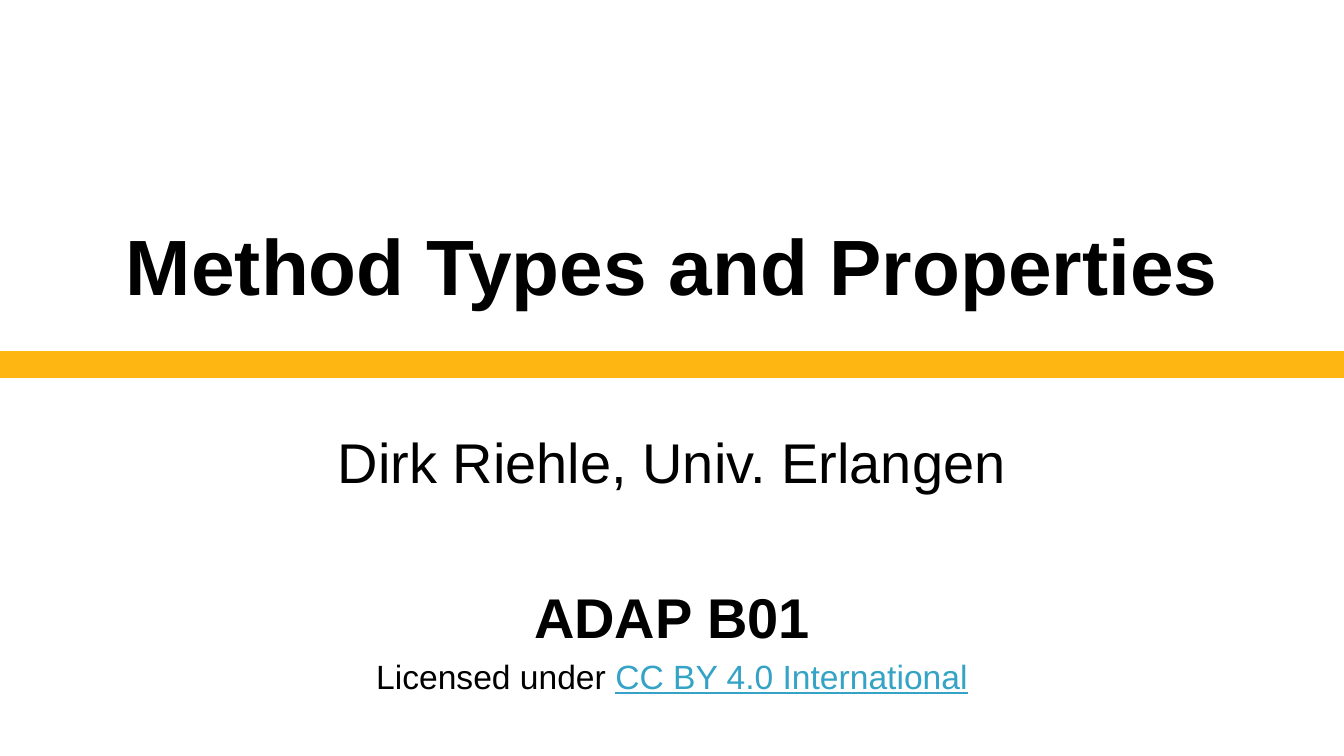
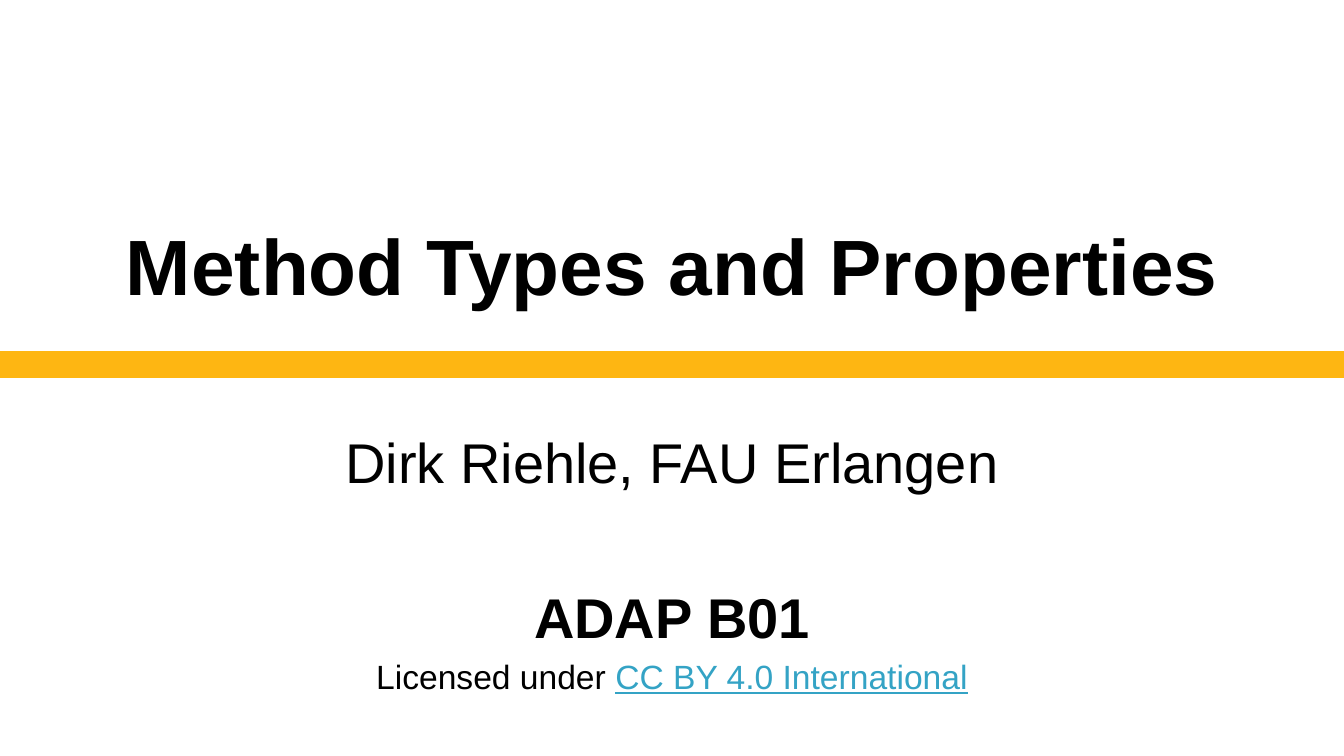
Before and after one commit to dirkriehle/adap-course, a slide deck: slide 1 of Lecture slides/ADAP B01 - Method Types and Properties.pptx. Drawn at 1344x756 pixels with LibreOffice and Linux fonts; fonts in the diff are those of the drawing. Boxes give left, top, right and bottom in pixels: in the first picture for what was removed or moved away, otherwise in the second. Text is boxed around its words. In the diff, an @@ line names an element or a change of style, - is before the commit and + after.

```diff
--- a/Lecture slides/ADAP B01 - Method Types and Properties.pptx
+++ b/Lecture slides/ADAP B01 - Method Types and Properties.pptx
@@ subtitle at [345,442,998,493]: text changed @@
-Dirk Riehle, Univ. Erlangen
+Dirk Riehle, FAU Erlangen
```
Also in this commit, not shown: 1 other slide changed, 10 other files.
